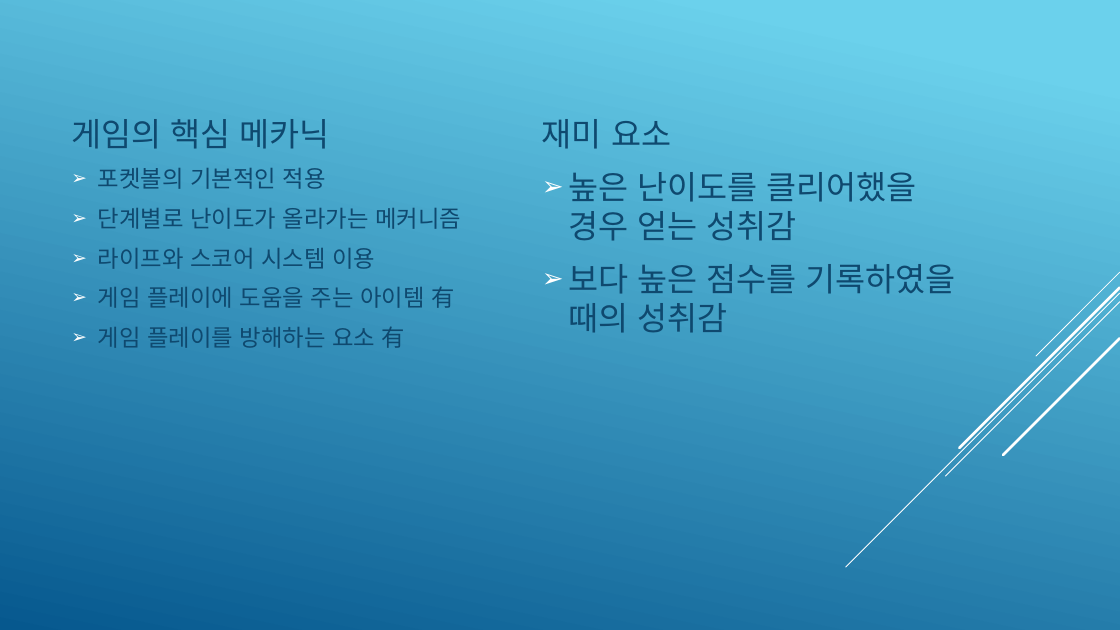
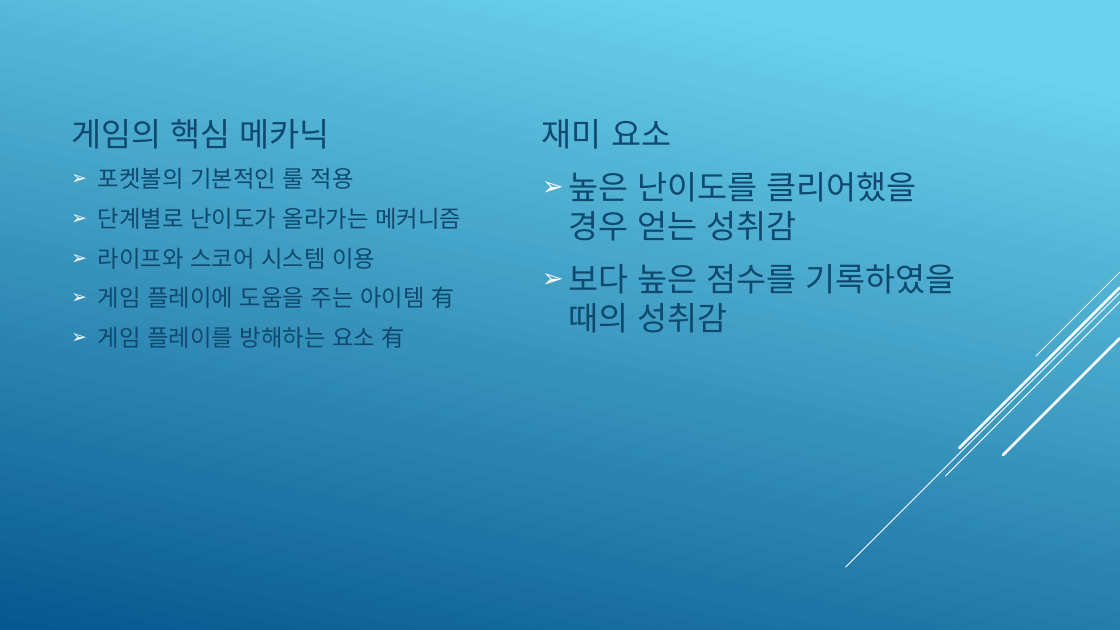
Before and after one commit to ohtak6843/2DGameProgramming, a slide deck: slide 2 of TermProject/2DGP_Project_PPT.pptx. Drawn at 1120x630 pixels with LibreOffice and Linux fonts; fonts in the diff are those of the drawing. Boxes give left, top, right and bottom in pixels: in the first picture for what was removed or moved away, otherwise in the second. Text is boxed around its words. In the diff, an @@ line names an element or a change of style, - is before the commit and + after.

```diff
--- a/TermProject/2DGP_Project_PPT.pptx
+++ b/TermProject/2DGP_Project_PPT.pptx
@@ text at [98, 168, 354, 189]: text changed @@
-➢ 포켓볼의 기본적인 적용
+➢ 포켓볼의 기본적인 룰 적용
```
